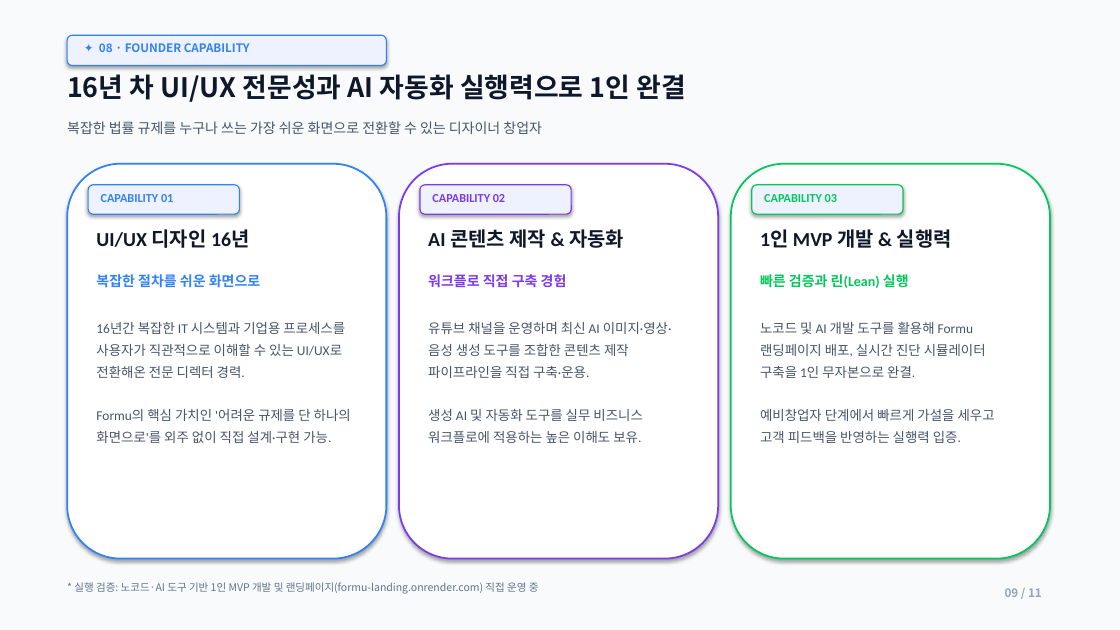
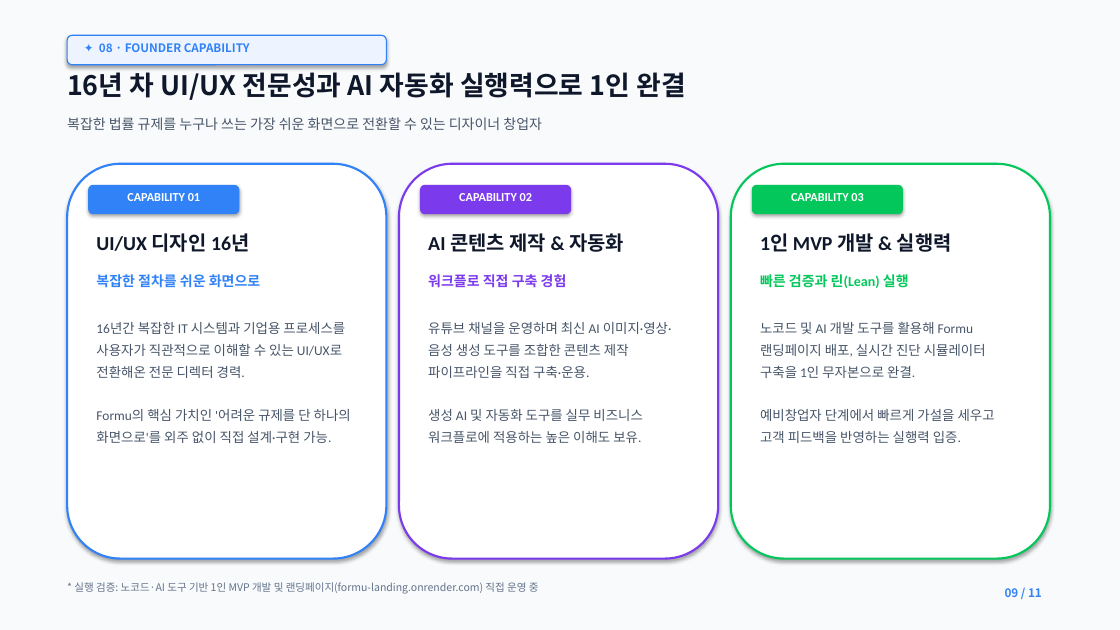
Before and after one commit to lita-lilith16/formu-landing, a slide deck: slide 9 of public/formu_pitch_deck.pptx. Drawn at 1120x630 pixels with LibreOffice and Linux fonts; fonts in the diff are those of the drawing. Boxes give left, top, right and bottom in pixels: in the first picture for what was removed or moved away, otherwise in the second. Text is boxed around its words. In the diff, an @@ line names an element or a change of style, - is before the commit and + after.

```diff
--- a/public/formu_pitch_deck.pptx
+++ b/public/formu_pitch_deck.pptx
@@ text "16년 차 UI/UX 전문성과 AI ..." rewrapped from box(67, 74, 686, 102) to box(67, 68, 686, 100) @@
@@ text "복잡한 법률 규제를 누구나 쓰는 ...": place and size @@
-text "복잡한 법률 규제를 누구나 쓰는 ..." at box(67, 121, 542, 134)
+text "복잡한 법률 규제를 누구나 쓰는 ..." at box(67, 117, 542, 130)
@@ rounded rectangle at box(67, 164, 386, 559): outline #3182F6 1.5 pt to #3182F6 1.8 pt @@
@@ rounded rectangle at box(399, 164, 718, 559): outline #7C3AED 1.5 pt to #7C3AED 1.8 pt @@
@@ rounded rectangle at box(731, 164, 1050, 559): outline #03C75A 1.5 pt to #03C75A 1.8 pt @@
@@ text "CAPABILITY 01" at box(127, 193, 200, 201): text colour #3182F6 to #FFFFFF; alignment left to centre @@
@@ rounded rectangle at box(88, 185, 239, 214): fill #EEF2FF to #3182F6; outline #3182F6 1 pt to none @@
@@ text "CAPABILITY 02" at box(459, 193, 532, 201): text colour #7C3AED to #FFFFFF; alignment left to centre @@
@@ rounded rectangle at box(420, 185, 571, 214): fill #EEF2FF to #7C3AED; outline #7C3AED 1 pt to none @@
@@ text "CAPABILITY 03" at box(791, 193, 863, 201): text colour #03C75A to #FFFFFF; alignment left to centre @@
@@ rounded rectangle at box(752, 185, 903, 214): fill #EEF2FF to #03C75A; outline #03C75A 1 pt to none @@
@@ 3 texts: place and size @@
-3 texts at box(96, 229, 952, 248)
+3 texts at box(96, 233, 952, 252)
@@ text "09 / 11" at box(1005, 588, 1042, 597): text colour #94A3B8 to #3182F6 @@
```
Also in this commit, not shown: 10 other slides changed, 1 other file.
